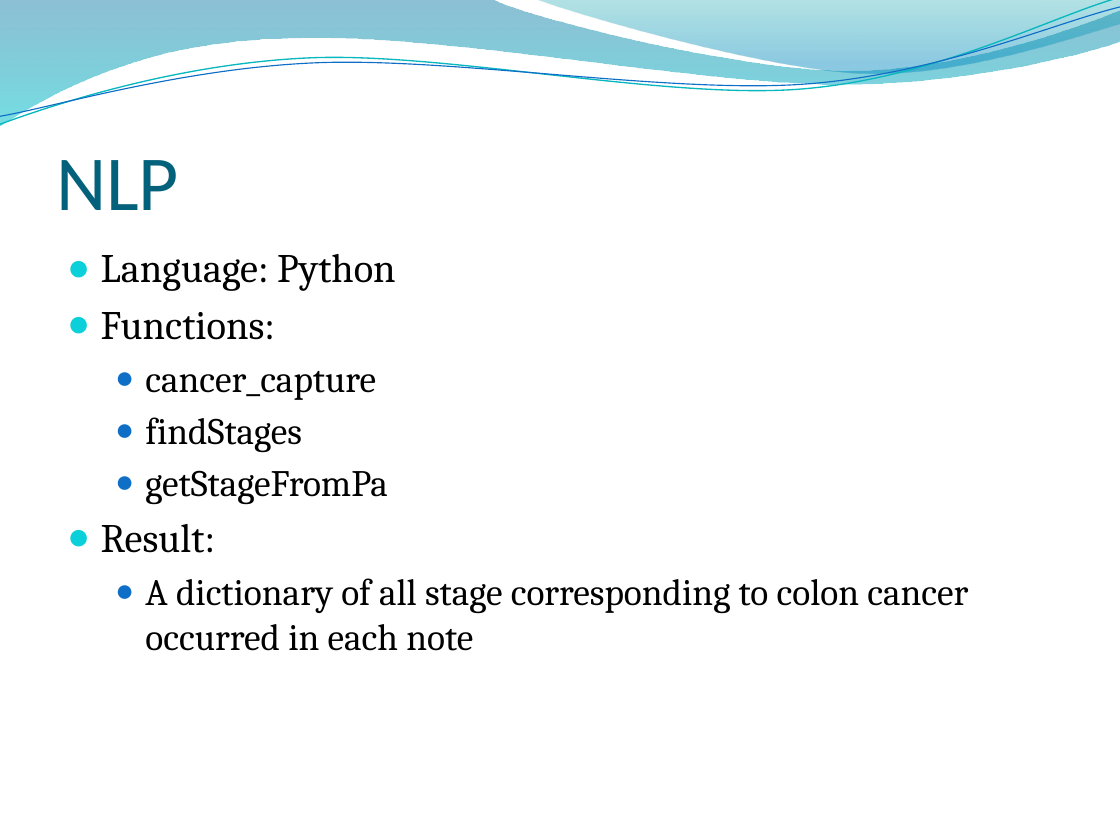
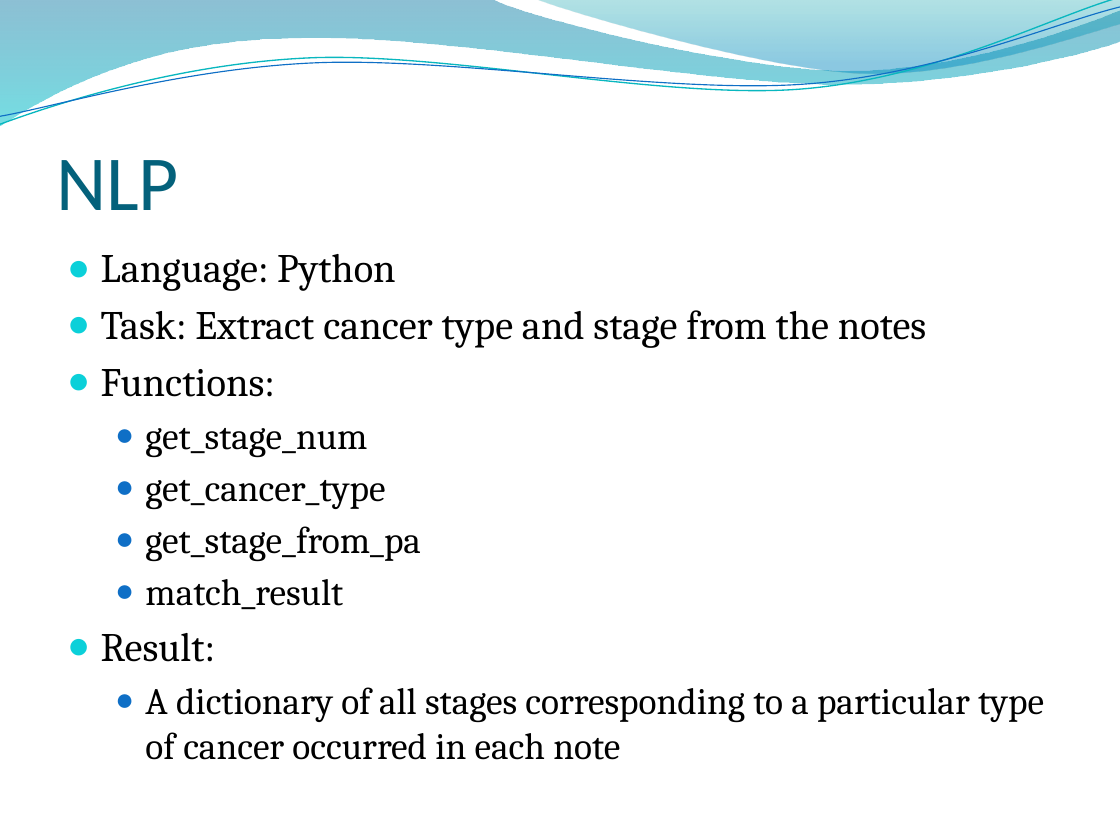
Before and after one commit to leoliu1221/EDW_intern, a slide deck: slide 4 of colon2Filter.pptx. Drawn at 1120x840 pixels with LibreOffice and Linux fonts; fonts in the diff are those of the drawing; background and template pictures are left out. Boxes give left, top, right and bottom in pixels: in the first picture for what was removed or moved away, otherwise in the second. Text is boxed around its words. In the diff, an @@ line names an element or a change of style, - is before the commit and + after.

```diff
--- a/colon2Filter.pptx
+++ b/colon2Filter.pptx
@@ text at [101, 310, 926, 348]: paragraph added @@
+● Task: Extract cancer type and stage from the notes
@@ text at [145, 428, 421, 610]: text changed @@
-  ● cancer_capture
-  ● findStages
-  ● getStageFromPa
+  ● get_stage_num
+  ● get_cancer_type
+  ● get_stage_from_pa
+  ● match_result
@@ text at [145, 687, 1044, 760]: text changed @@
-  ● A dictionary of all stage corresponding to colon cancer occurred in each note
+  ● A dictionary of all stages corresponding to a particular type of cancer occurred in each note
```
Also in this commit, not shown: 3 other slides changed.
